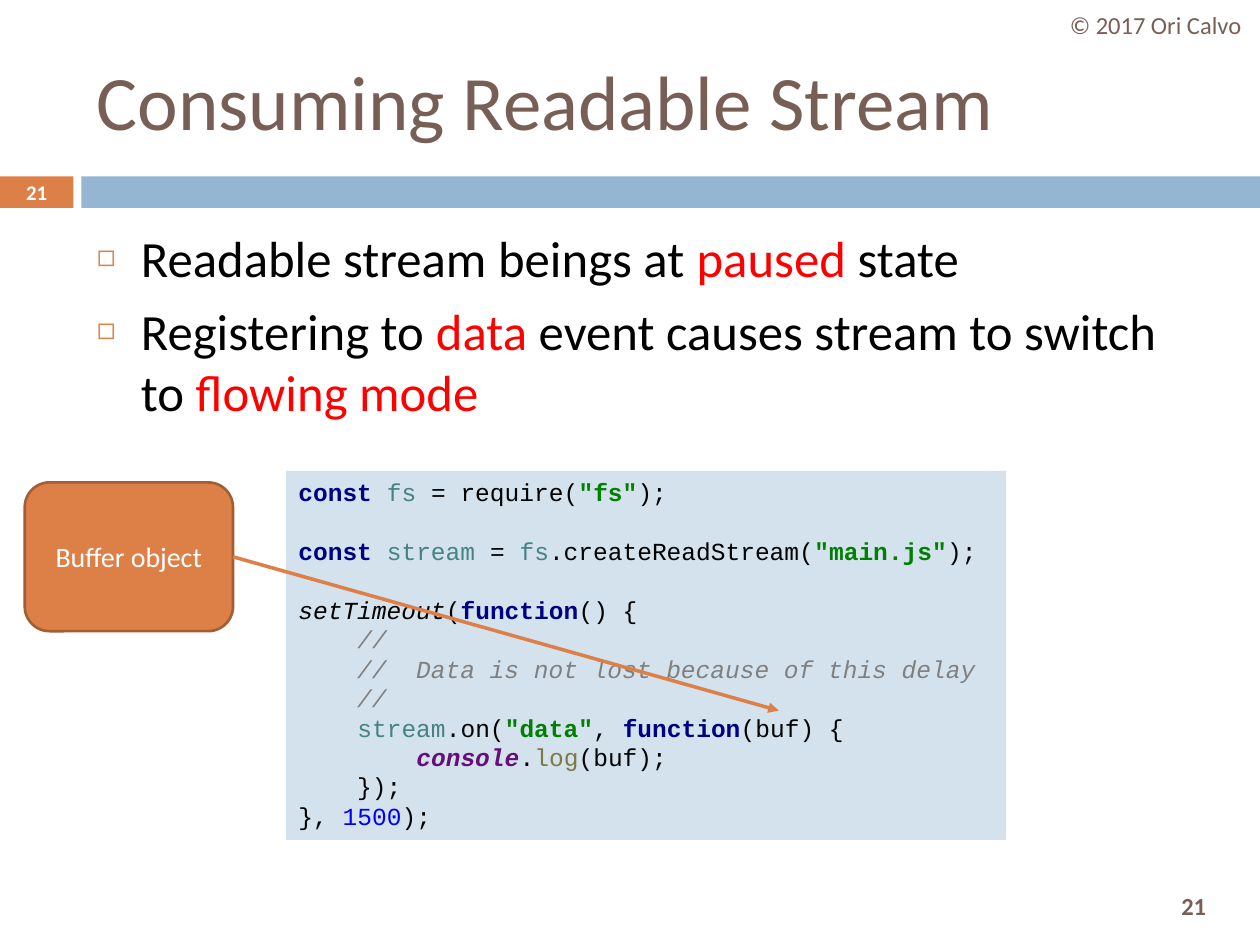
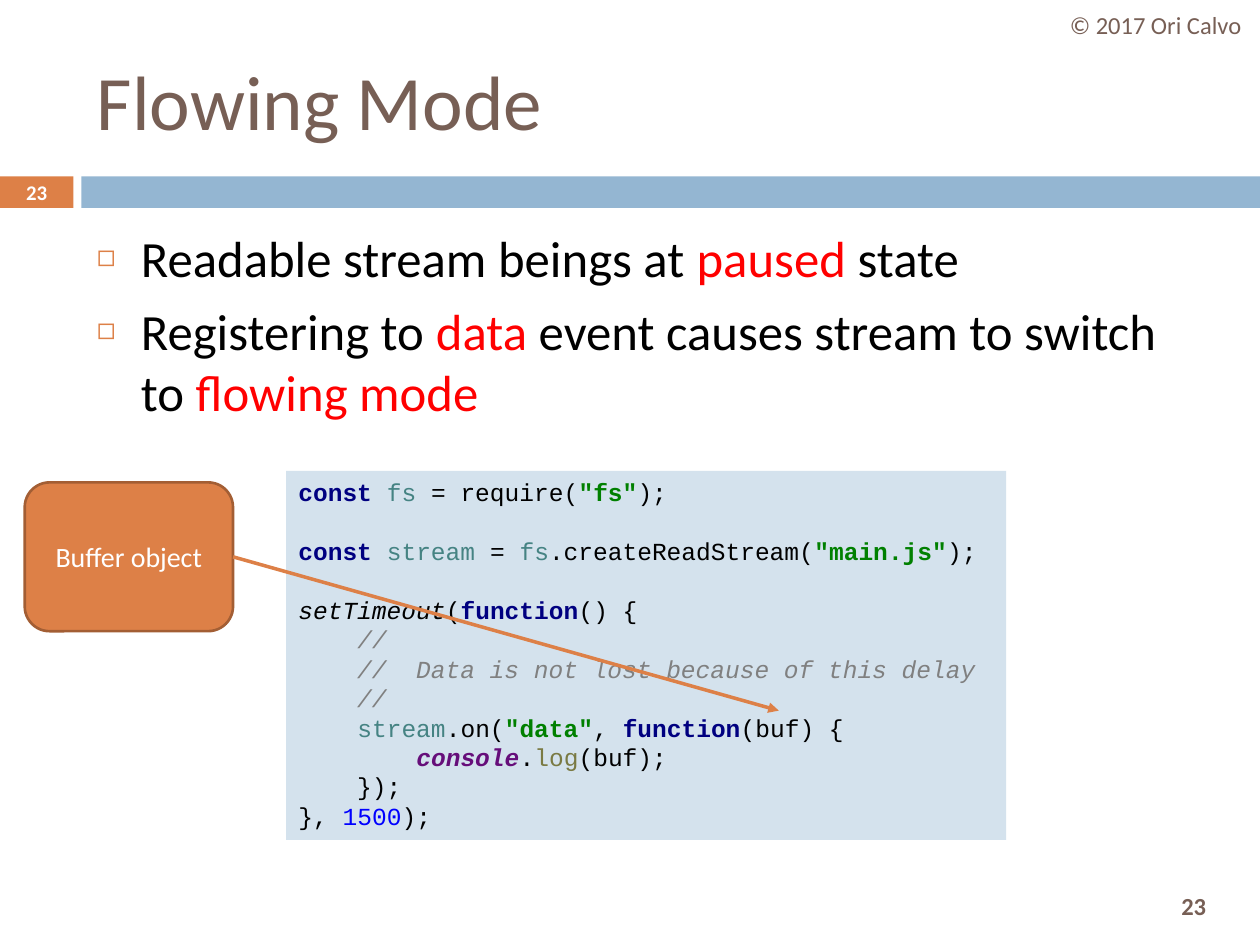
Before and after one commit to oricalvo/course-nodejs, a slide deck: slide 23 of PPTs/05 Core Modules.pptx (slide 21 before the commit). Drawn at 1260x945 pixels with LibreOffice and Linux fonts; fonts in the diff are those of the drawing. Boxes give left, top, right and bottom in pixels: in the first picture for what was removed or moved away, otherwise in the second. Text is boxed around its words. In the diff, an @@ line names an element or a change of style, - is before the commit and + after.

```diff
--- a/PPTs/05 Core Modules.pptx
+++ b/PPTs/05 Core Modules.pptx
@@ title at [97,76,542,143]: text changed @@
-Consuming Readable Stream
+Flowing Mode
@@ page number at [26,186,47,200]: text changed @@
-21
+23
@@ page number at [1181,899,1206,915]: text changed @@
-21
+23
```
Also in this commit, not shown: 5 other slides changed, 4 slides added, 10 other files.
